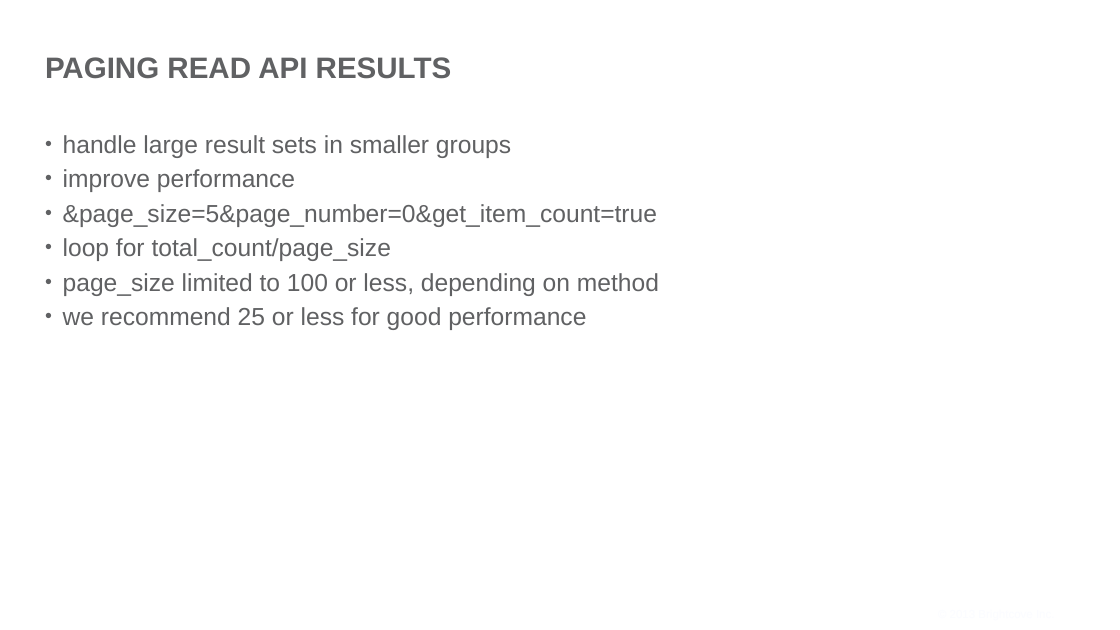
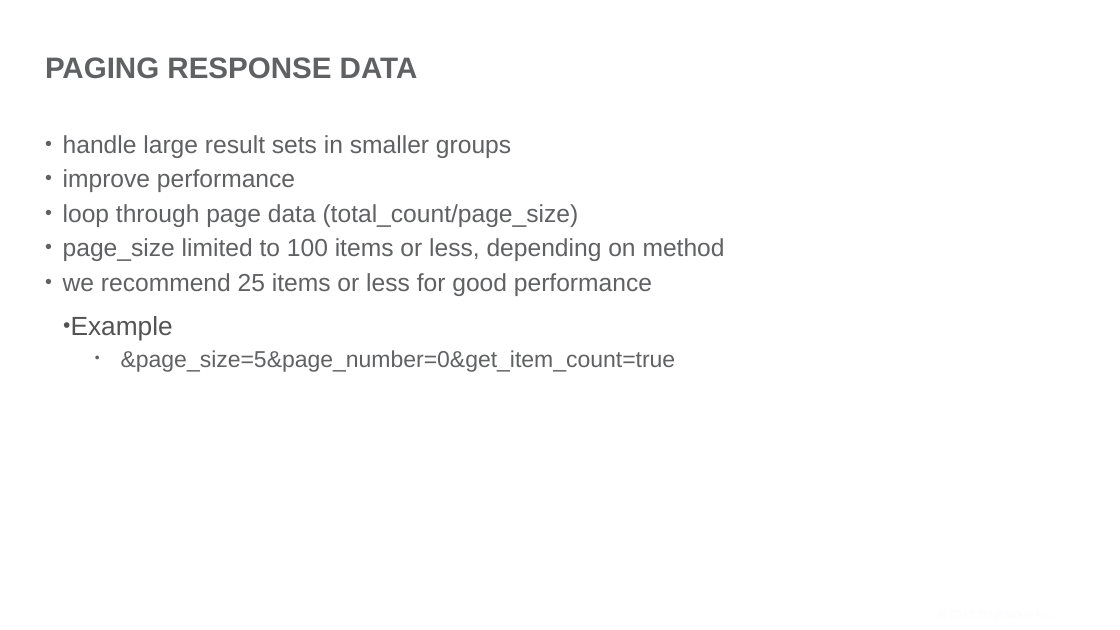
Before and after one commit to BrightcoveLearning/VideoCloudMediaAPI, a slide deck: slide 2 of VideoSessionsMaterials/paging-results.pptx. Drawn at 1120x630 pixels with LibreOffice and Linux fonts; fonts in the diff are those of the drawing; background and template pictures are left out. Boxes give left, top, right and bottom in pixels: in the first picture for what was removed or moved away, otherwise in the second. Text is boxed around its words. In the diff, an @@ line names an element or a change of style, - is before the commit and + after.

Commit message:
Updates

```diff
--- a/VideoSessionsMaterials/paging-results.pptx
+++ b/VideoSessionsMaterials/paging-results.pptx
@@ title at box(45, 57, 418, 79): text changed @@
-PAGING READ API RESULTS
+PAGING RESPONSE DATA
@@ text at box(63, 204, 725, 341): paragraphs added @@
+• loop through page data (total_count/page_size)
+• page_size limited to 100 items or less, depending on method
+• we recommend 25 items or less for good performance
+• Example
@@ text at box(63, 238, 659, 330): paragraphs removed @@
-• loop for total_count/page_size
-• page_size limited to 100 or less, depending on method
-• we recommend 25 or less for good performance
@@ text at box(121, 350, 676, 372): size 30 to 28 pt in "&page_size=5&page_number=0&get_item_count=true"; list level 1 to 2 in "&page_size=5&page_number=0&get_item_count=true" @@
```
Also in this commit, not shown: 1 other slide changed, 4 slides removed.
